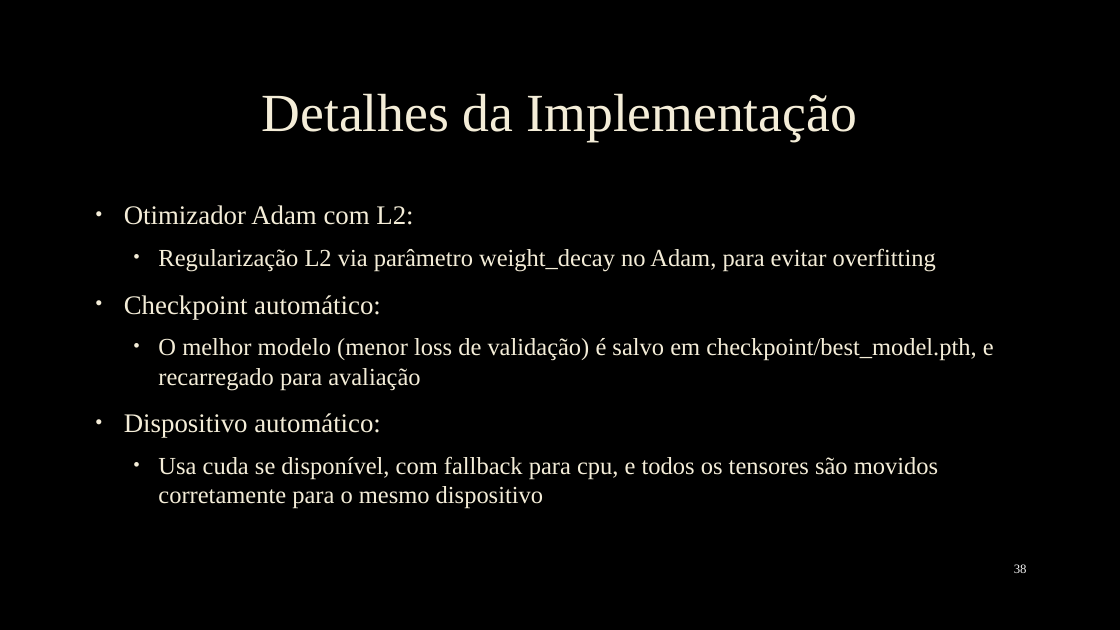
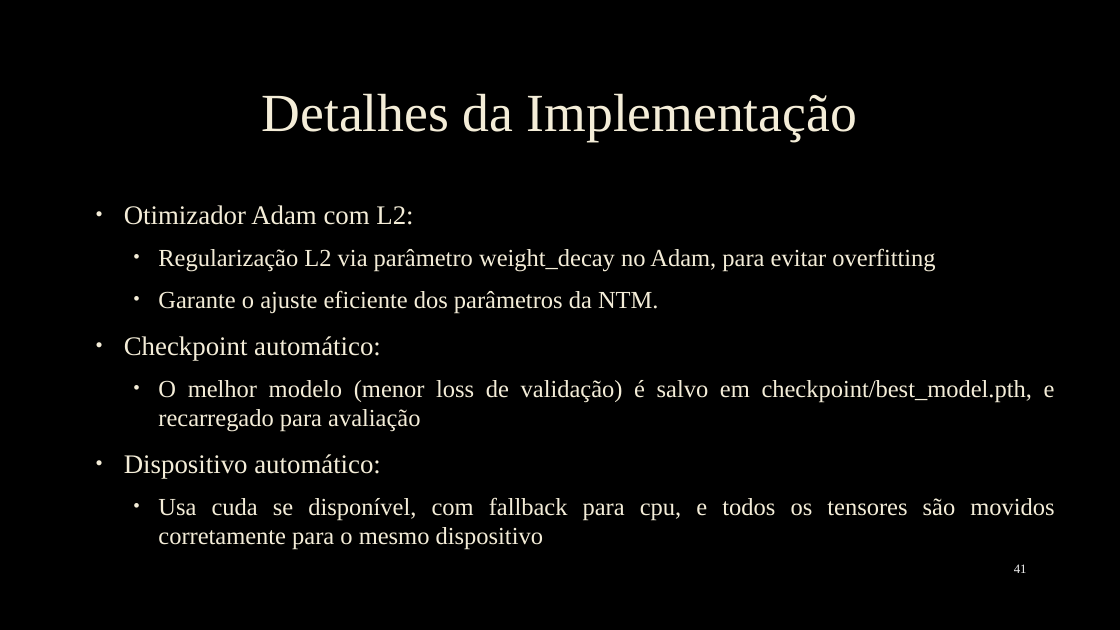
Before and after one commit to EmanuelSilva69/Neural_Turing_Machine_Criadorara, a slide deck: slide 41 of Slide/apresentação NTM.pptx (slide 38 before the commit). Drawn at 1120x630 pixels with LibreOffice and Linux fonts; fonts in the diff are those of the drawing; background and template pictures are left out. Boxes give left, top, right and bottom in pixels: in the first picture for what was removed or moved away, otherwise in the second. Text is boxed around its words. In the diff, an @@ line names an element or a change of style, - is before the commit and + after.

```diff
--- a/Slide/apresentação NTM.pptx
+++ b/Slide/apresentação NTM.pptx
@@ text at (124,205,1055,550): alignment left to justified @@
@@ text at (158,290,659,313): paragraph added @@
+  • Garante o ajuste eficiente dos parâmetros da NTM.
@@ page number at (1014,564,1027,573): text changed @@
-38
+41
```
Also in this commit, not shown: 16 other slides changed, 5 slides added.
